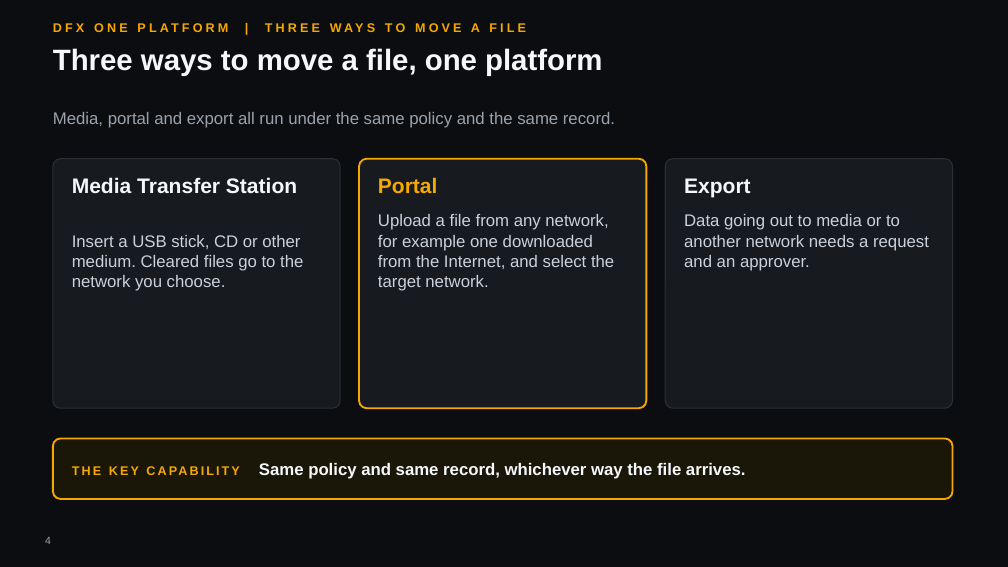
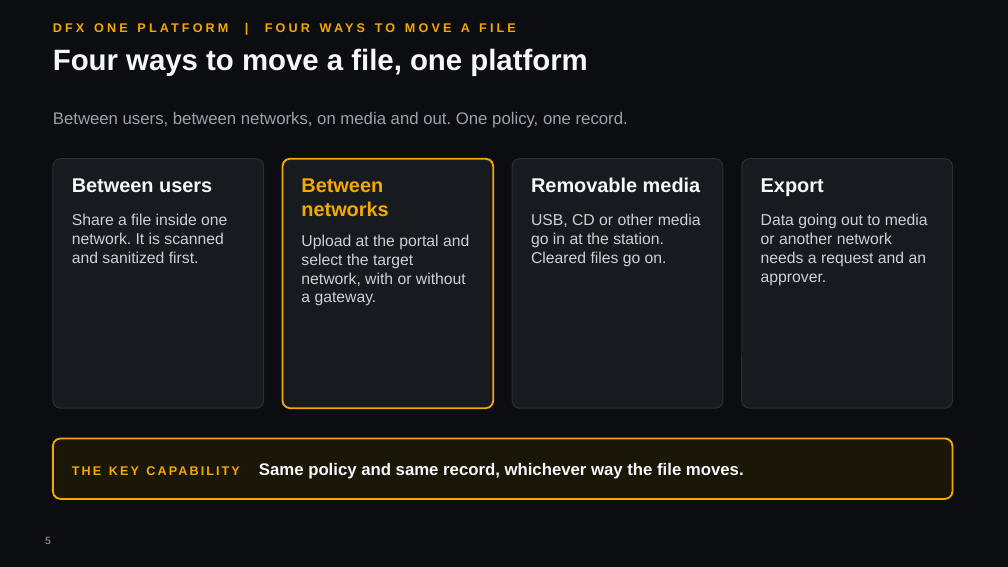
Before and after one commit to hybridus/DFX_Marketing, a slide deck: slide 5 of Projects/06_Presales_OnePlatform_Deck/pilot/raw_corp.pptx (slide 4 before the commit). Drawn at 1008x567 pixels with LibreOffice and Linux fonts; fonts in the diff are those of the drawing; background and template pictures are left out. Boxes give left, top, right and bottom in pixels: in the first picture for what was removed or moved away, otherwise in the second. Text is boxed around its words. In the diff, an @@ line names an element or a change of style, - is before the commit and + after.

```diff
--- a/Projects/06_Presales_OnePlatform_Deck/pilot/raw_corp.pptx
+++ b/Projects/06_Presales_OnePlatform_Deck/pilot/raw_corp.pptx
@@ text at box(461, 23, 470, 32): text changed @@
-DFX ONE PLATFORM | THREE WAYS TO MOVE A FILE
+DFX ONE PLATFORM | FOUR WAYS TO MOVE A FILE
@@ text at box(53, 48, 587, 76): text changed @@
-Three ways to move a file, one platform
+Four ways to move a file, one platform
@@ text at box(53, 112, 628, 128): text changed @@
-Media, portal and export all run under the same policy and the same record.
+Between users, between networks, on media and out. One policy, one record.
@@ rounded rectangle: place and size @@
-rounded rectangle at box(53, 159, 340, 408)
+rounded rectangle at box(53, 159, 264, 408)
@@ text removed at box(72, 177, 297, 194) @@
-Media Transfer Station
@@ text added at box(72, 178, 212, 193), 19 pt, text #F5F7FA, bold @@
+Between users
@@ proportions changed in 3 elements at box(53, 159, 264, 408), box(742, 159, 953, 408), box(283, 159, 494, 408) @@
@@ rounded rectangle: place and size @@
-rounded rectangle at box(359, 159, 647, 408)
+rounded rectangle at box(283, 159, 494, 408)
@@ text added at box(301, 178, 388, 216), 19 pt, text #F5A800, bold @@
+Between networks
@@ text removed at box(378, 177, 438, 193) @@
-Portal
@@ rounded rectangle added at box(513, 159, 724, 408), fill #171A1F, outline #2A2F36 1 pt @@
@@ text added at box(531, 177, 701, 192), 19 pt, text #F5F7FA, bold @@
+Removable media
@@ rounded rectangle: place and size @@
-rounded rectangle at box(665, 159, 953, 408)
+rounded rectangle at box(742, 159, 953, 408)
@@ text "Export": place and size @@
-text "Export" at box(684, 178, 751, 197)
+text "Export" at box(761, 178, 824, 196)
@@ text "Export" at box(761, 178, 824, 196): size 20 to 19 pt @@
@@ text removed at box(72, 235, 303, 291) @@
-Insert a USB stick, CD or other medium. Cleared files go to the network you choose.
@@ text added at box(72, 213, 227, 263), 15 pt, text #C9D1DA @@
+Share a file inside one network. It is scanned and sanitized first.
@@ text at box(301, 234, 469, 306): text changed; size 16 to 15 pt @@
-Upload a file from any network, for example one downloaded from the Internet, and select the target network.
+Upload at the portal and select the target network, with or without a gateway.
@@ text added at box(531, 213, 701, 267), 15 pt, text #C9D1DA @@
+USB, CD or other media go in at the station. Cleared files go on.
@@ text at box(761, 213, 928, 286): text changed; size 16 to 15 pt @@
-Data going out to media or to another network needs a request and an approver.
+Data going out to media or another network needs a request and an approver.
@@ text at box(259, 463, 744, 479): text changed @@
-THE KEY CAPABILITY Same policy and same record, whichever way the file arrives.
+THE KEY CAPABILITY Same policy and same record, whichever way the file moves.
@@ page number at box(45, 537, 51, 544): text changed @@
-4
+5
```
Also in this commit, not shown: 1 other slide changed, 3 slides added, 2 slides removed, 9 other files.
